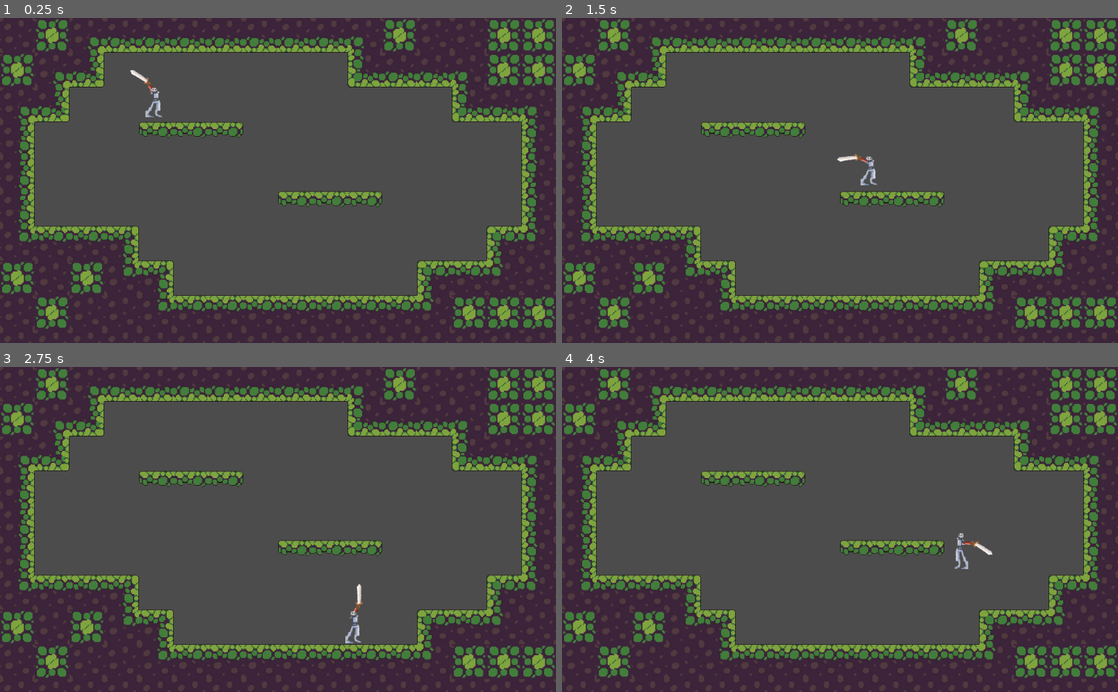
Above: before the commit, frames 1-4 (two rows, left to right).
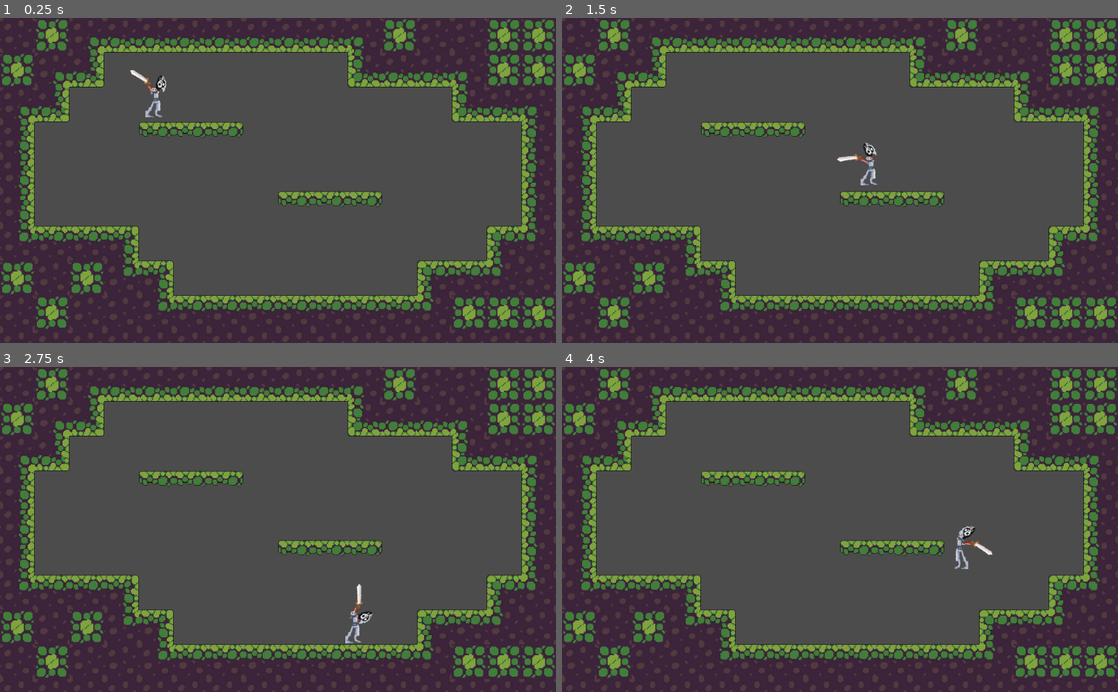
Above: after the commit, the same moments.

Repository: Sntx626/uol-gamejam-7
Game: Godot game, scene res://scenes/main_scene.tscn
The game is run twice, just before and just after one commit, with the same random seed, the same clock (stepped at 60 frames per second) and the same inputs.
Inputs (mouse positions are in pixels of both pictures, inside the frame that each line leads up to):
- Up to frame 1 (0.25 s): no input
- Up to frame 2 (1.5 s): move the mouse to (962, 164) at 0.52 s; hold D (move_right) 0.53-1.28 s; tap W (jump) at 0.77 s; move the mouse to (728, 196) at 1.27 s; hold A (move_left) from 1.28 s (still down)
- Up to frame 3 (2.75 s): tap W (jump) at 1.52 s; move the mouse to (333, 458) at 2.02 s; release A (move_left) at 2.03 s; hold D (move_right) from 2.03 s (still down)
- Up to frame 4 (4 s): move the mouse to (812, 594) at 2.77 s; tap W (jump) at 3.02, 3.77 s; move the mouse to (1006, 578) at 3.52 s; release D (move_right) at 3.53 s; hold A (move_left) from 3.53 s (still down)

The runs differ from the first frame. In frame 1, less than 0.1% of the frame differs, in the area x 28-30%, y 17-23%; in frame 2, less than 0.1%, in the area x 54-57%, y 38-44%; in frame 3, less than 0.1%; in frame 4, less than 0.1%.

Commit message:
added shield arm

Diff:
--- a/src/Player.tscn
+++ b/src/Player.tscn
@@ -1,13 +1,22 @@
-[gd_scene load_steps=8 format=2]
+[gd_scene load_steps=10 format=2]
 
 [ext_resource path="res://Player.gd" type="Script" id=1]
 [ext_resource path="res://assets/player/Playerwithoutarms.png" type="Texture" id=2]
 [ext_resource path="res://assets/player/Swordarm.png" type="Texture" id=3]
 [ext_resource path="res://scripts/Arm1.gd" type="Script" id=4]
+[ext_resource path="res://assets/player/Shildarm.png" type="Texture" id=5]
 
 [sub_resource type="SpriteFrames" id=3]
 animations = [ {
 "frames": [ ExtResource( 3 ) ],
+"loop": true,
+"name": "idle",
+"speed": 5.0
+} ]
+
+[sub_resource type="SpriteFrames" id=5]
+animations = [ {
+"frames": [ ExtResource( 5 ) ],
 "loop": true,
 "name": "idle",
 "speed": 5.0
@@ -32,6 +41,13 @@
 frames = SubResource( 3 )
 animation = "idle"
 offset = Vector2( 26, 24 )
+script = ExtResource( 4 )
+
+[node name="Arm2" type="AnimatedSprite" parent="."]
+position = Vector2( 2, -19 )
+frames = SubResource( 5 )
+animation = "idle"
+offset = Vector2( -10, 16 )
 script = ExtResource( 4 )
 
 [node name="PlayerSprite" type="AnimatedSprite" parent="."]
